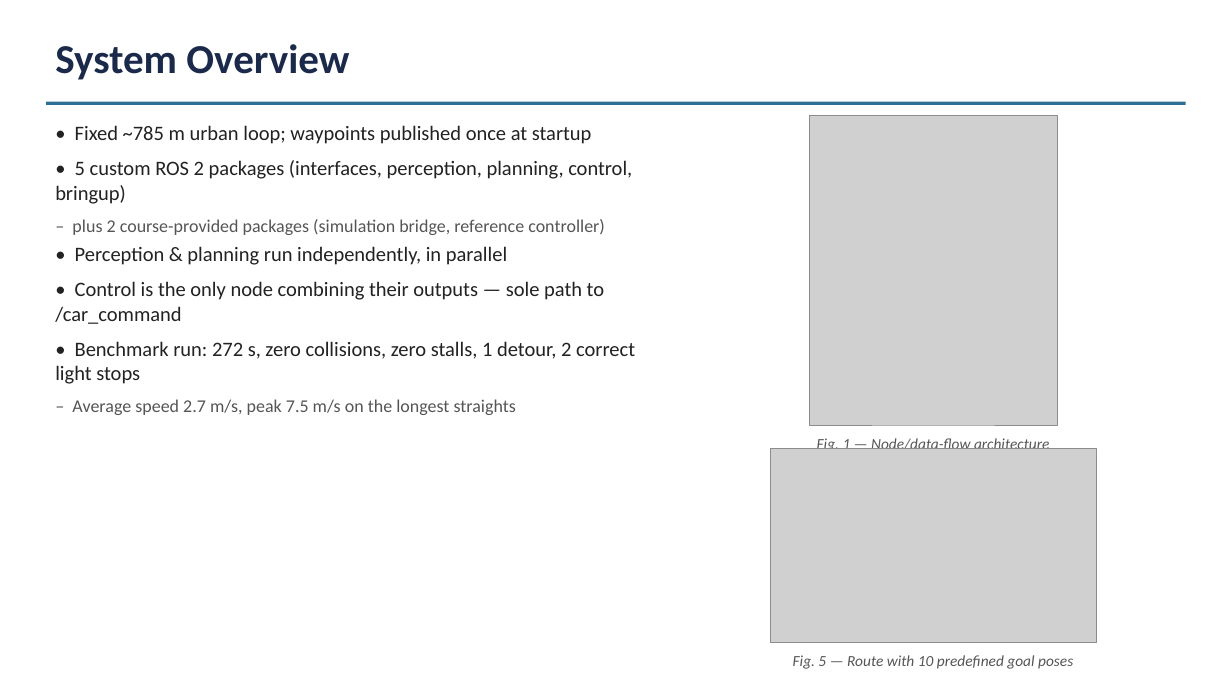
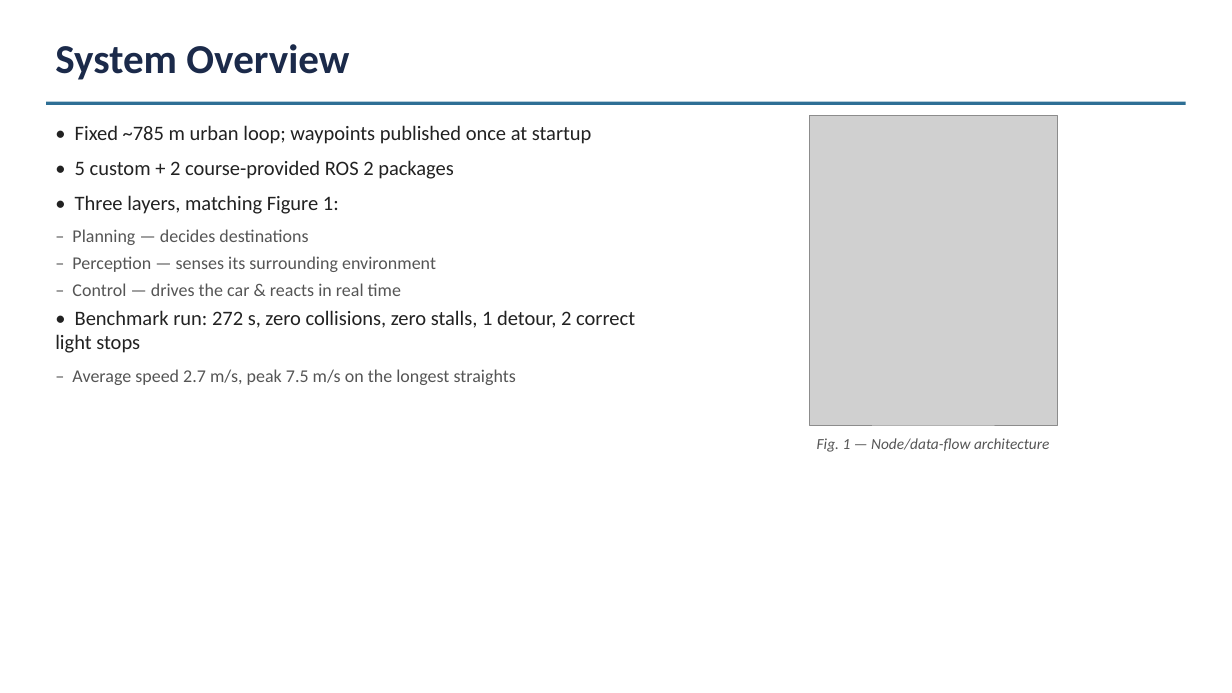
Before and after one commit to ly836669642-lgtm/project, a slide deck: slide 2 of docs/Report.pptx. Drawn at 1232x693 pixels with LibreOffice and Linux fonts; fonts in the diff are those of the drawing; grey boxes stand for pictures. Boxes give left, top, right and bottom in pixels: in the first picture for what was removed or moved away, otherwise in the second. Text is boxed around its words. In the diff, an @@ line names an element or a change of style, - is before the commit and + after.

```diff
--- a/docs/Report.pptx
+++ b/docs/Report.pptx
@@ text at <box>72,160,454,296</box>: text changed; size 16 to 14 pt; text colour #222222 to #555555 @@
-• 5 custom ROS 2 packages (interfaces, perception, planning, control, bringup)
-‒ plus 2 course-provided packages (simulation bridge, reference controller)
-• Perception & planning run independently, in parallel
-• Control is the only node combining their outputs — sole path to /car_command
+• 5 custom + 2 course-provided ROS 2 packages
+• Three layers, matching Figure 1:
+‒ Planning — decides destinations
+‒ Perception — senses its surrounding environment
+‒ Control — drives the car & reacts in real time
@@ picture removed at <box>770,448,1096,642</box> @@
@@ text removed at <box>793,655,1073,669</box> @@
-Fig. 5 — Route with 10 predefined goal poses
```
Also in this commit, not shown: 1 other slide changed, 2 slides added, 2 slides removed, 1 other file.
